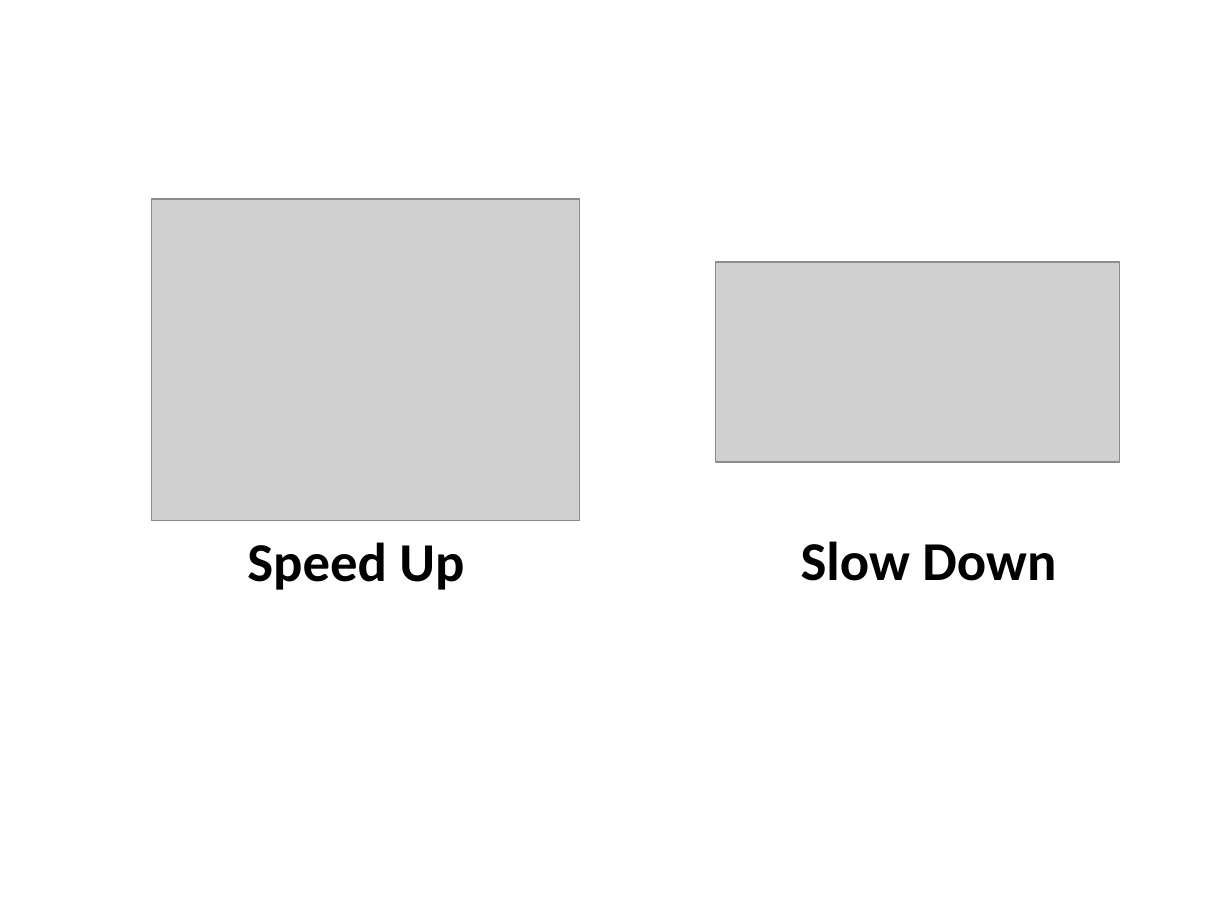
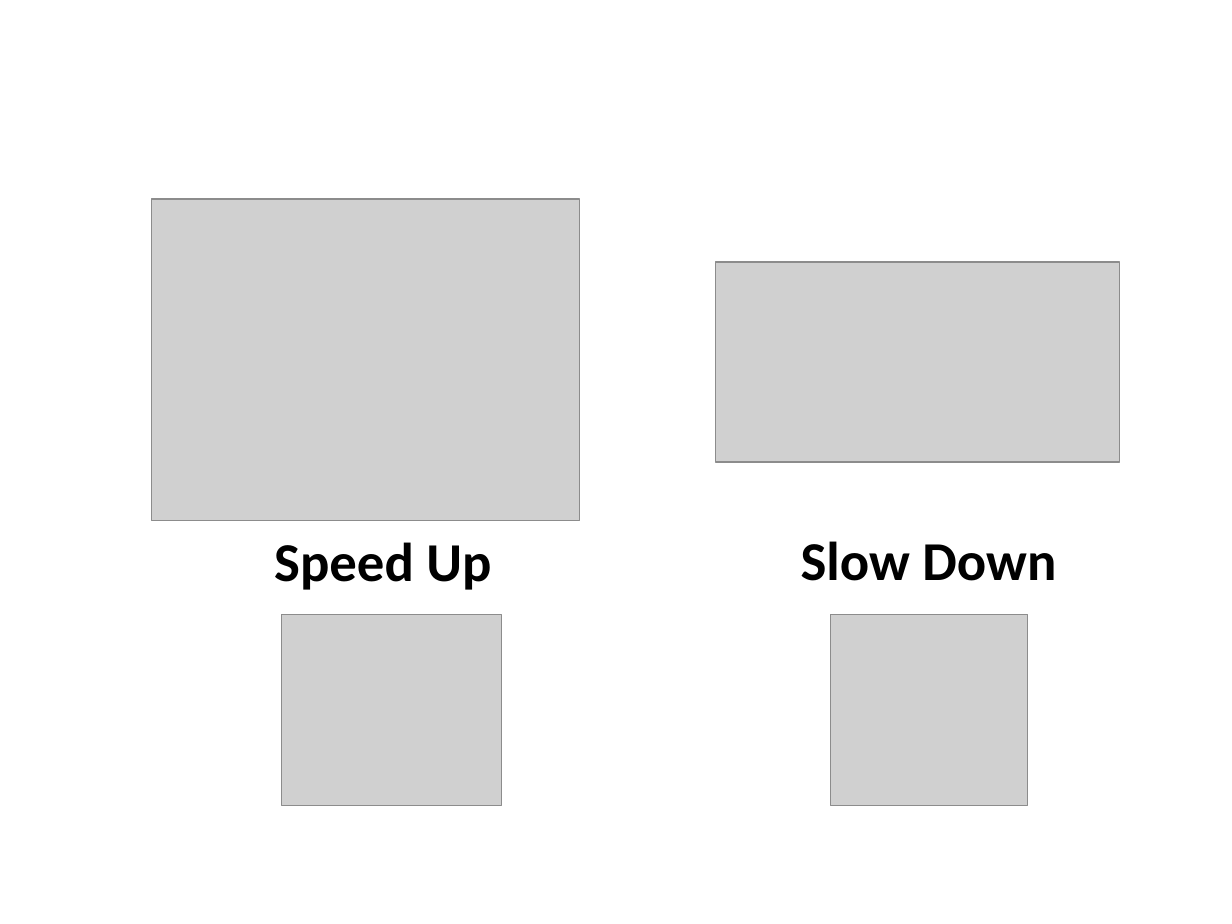
Before and after one commit to mdlaskey/SHIV_AMT, a slide deck: slide 3 of AMT_Images.pptx (slide 2 before the commit). Drawn at 1232x924 pixels with LibreOffice and Linux fonts; fonts in the diff are those of the drawing; grey boxes stand for pictures. Boxes give left, top, right and bottom in pixels: in the first picture for what was removed or moved away, otherwise in the second. Text is boxed around its words. In the diff, an @@ line names an element or a change of style, - is before the commit and + after.

```diff
--- a/AMT_Images.pptx
+++ b/AMT_Images.pptx
@@ text "Speed Up": place and size @@
-text "Speed Up" at box(247, 542, 464, 590)
+text "Speed Up" at box(274, 542, 491, 590)
@@ picture added at box(282, 614, 501, 804) @@
@@ picture added at box(830, 614, 1027, 804) @@
```
Also in this commit, not shown: 2 slides added, 37 other files.
